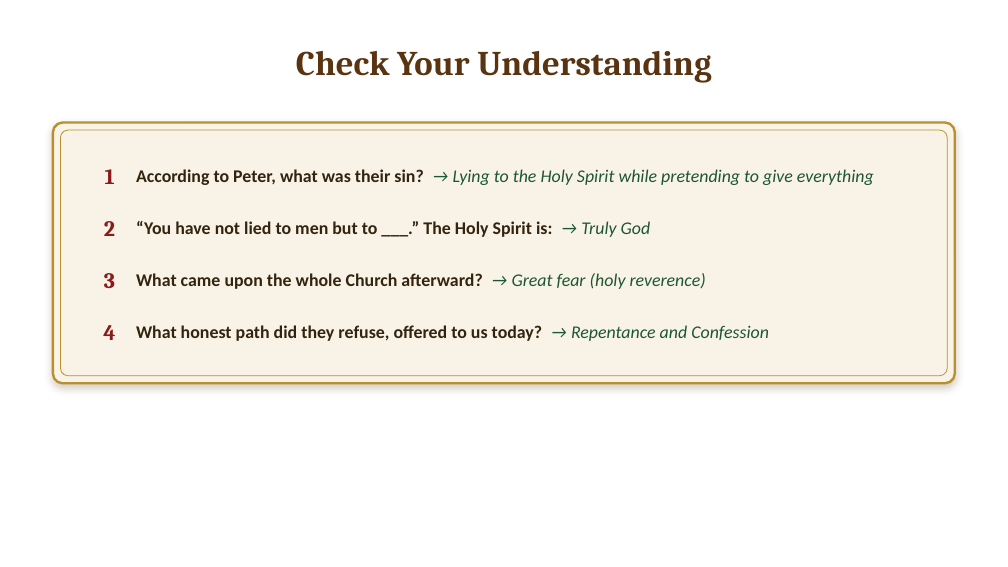
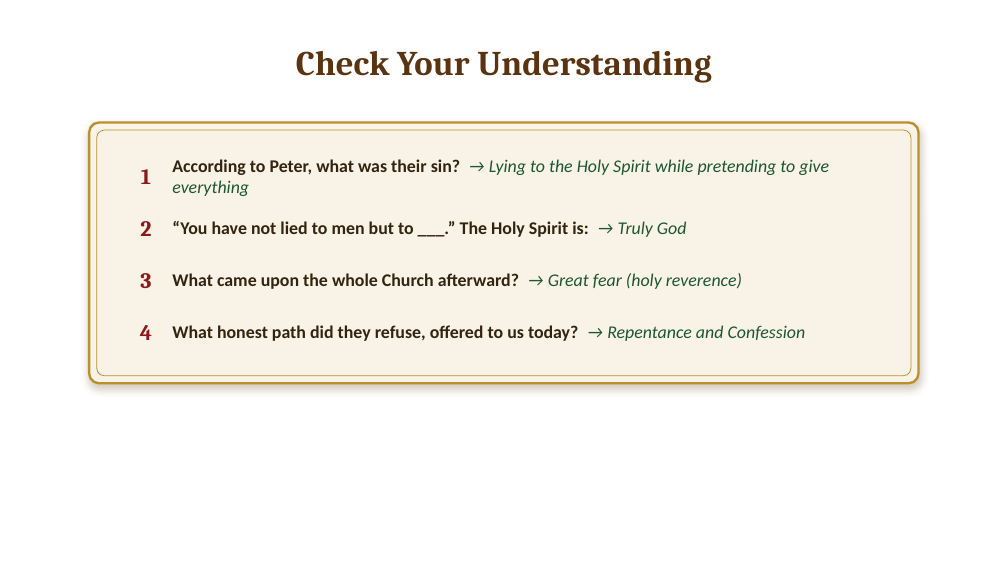
Before and after one commit to kidtechera369-beep/stleotc-theology, a slide deck: slide 16 of downloads/Ananias_and_Sapphira_Lesson_Slides.pptx. Drawn at 1008x567 pixels with LibreOffice and Linux fonts; fonts in the diff are those of the drawing; background and template pictures are left out. Boxes give left, top, right and bottom in pixels: in the first picture for what was removed or moved away, otherwise in the second. Text is boxed around its words. In the diff, an @@ line names an element or a change of style, - is before the commit and + after.

```diff
--- a/downloads/Ananias_and_Sapphira_Lesson_Slides.pptx
+++ b/downloads/Ananias_and_Sapphira_Lesson_Slides.pptx
@@ rounded rectangle: place and size @@
-rounded rectangle at bbox=[53, 123, 955, 383]
+rounded rectangle at bbox=[89, 123, 919, 383]
@@ rounded rectangle: place and size @@
-rounded rectangle at bbox=[60, 130, 948, 376]
+rounded rectangle at bbox=[97, 130, 911, 376]
@@ text "According to Peter, what was ..." rewrapped from bbox=[136, 169, 874, 185] to bbox=[172, 159, 829, 196] @@
@@ text "“You have not lied to ...": place and size @@
-text "“You have not lied to ..." at bbox=[136, 221, 651, 237]
+text "“You have not lied to ..." at bbox=[172, 221, 687, 237]
@@ text "What came upon the whole ...": place and size @@
-text "What came upon the whole ..." at bbox=[136, 273, 706, 289]
+text "What came upon the whole ..." at bbox=[172, 273, 742, 289]
@@ 4 texts: place and size @@
-4 texts at bbox=[103, 169, 115, 340]
+4 texts at bbox=[140, 169, 152, 340]
@@ text "What honest path did they ...": place and size @@
-text "What honest path did they ..." at bbox=[136, 325, 769, 341]
+text "What honest path did they ..." at bbox=[172, 325, 806, 341]
```
Also in this commit, not shown: 16 other slides changed, 2 other files.
